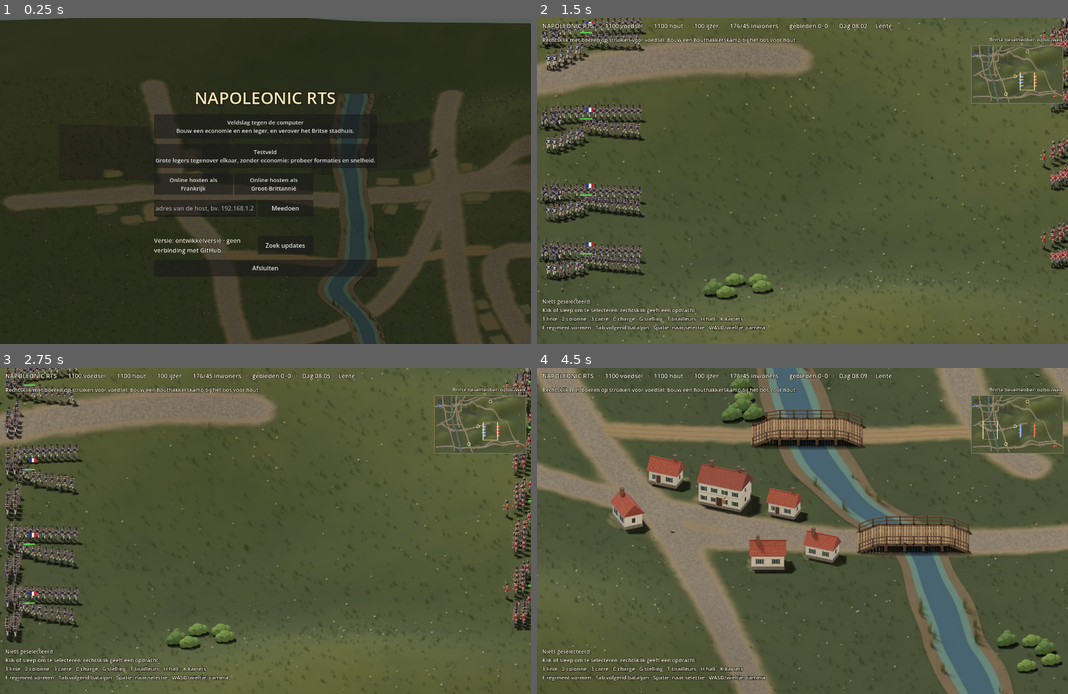
Above: before the commit, frames 1-4 (two rows, left to right).
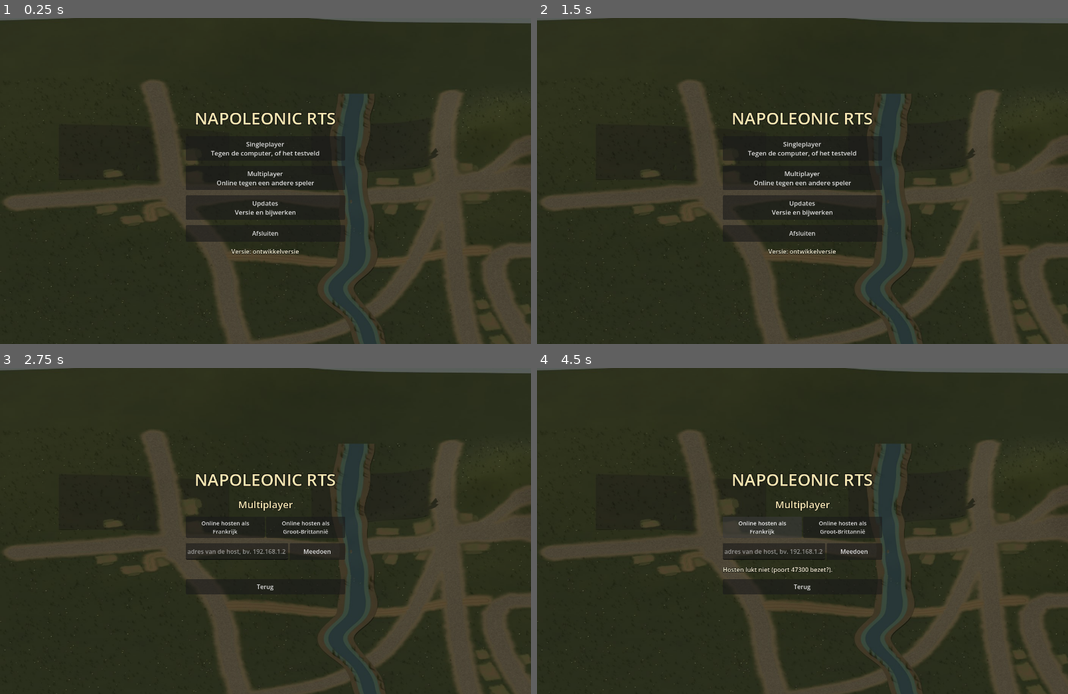
Above: after the commit, the same moments.

Repository: thomasgerritsen-code/-napoleonic-rts.
Game: Godot game, scene res://scenes/menu.tscn
Same seed, same stepped clock (60 frames per second), same inputs: the game is played once before the commit and once after it.
Inputs (mouse positions are in pixels of both pictures, inside the frame that each line leads up to):
- Up to frame 1 (0.25 s): no input
- Up to frame 2 (1.5 s): click (802, 148) at 0.5 s, where only the run after the commit has a clickable "Singleplayer Tegen de compute…"; click (802, 236) at 1.25 s, where only the run after the commit has a clickable "Terug"
- Up to frame 3 (2.75 s): click (265, 527) at 2 s, where only the run after the commit has a clickable "Multiplayer Online tegen een …"
- Up to frame 4 (4.5 s): drag from (1014, 423) to (855, 459) at 2.77 s; click (855, 550) at 3.5 s, where only the run after the commit has a clickable "Meedoen"; click (760, 527) at 4.25 s, where only the run after the commit has a clickable "Online hosten als Frankrijk"

The runs differ from the first frame. In frame 1, 5.9% of the frame differs, in the area x 29-71%, y 22-80%; in frame 2, 85%; in frame 3, 84%; in frame 4, 86%, in the area x 0-100%, y 0-100%.

Commit message:
Godot: a start menu with Singleplayer, Multiplayer and Updates
The menu opens on a start page: Singleplayer (a battle against the
computer, or the test field), Multiplayer (host as France or Britain, or
join with an address) and Updates (the version, and updating to the
newest), each on its own page with a way back; the start page shows the
version and says when a newer one is waiting. Going back from
Multiplayer stops a host from waiting. The smoke test opens the menu and
its pages.

Co-Authored-By: Claude Opus 5.5 <noreply@anthropic.com>
Claude-Session: https://claude.ai/code/session_01JtYPWDhBYAE3XgwFqp4SE2

Diff:
--- a/godot/scripts/menu.gd
+++ b/godot/scripts/menu.gd
@@ -1,10 +1,12 @@
 extends Control
-## The start menu, as the web game's: a battle against the computer, the
-## test field where two large armies meet without economy, or a battle
-## online against another player: one hosts (as France or Britain) and
-## waits, the other joins with the host's address and plays the other side;
-## it starts once both are there. A player who left can join again while the
-## host's battle runs.
+## The start menu: first a choice between Singleplayer, Multiplayer and
+## Updates, each on its own page with a way back.
+## - Singleplayer: a battle against the computer, or the test field where two
+##   large armies meet without economy (as the web game's menu).
+## - Multiplayer: one hosts (as France or Britain) and waits, the other joins
+##   with the host's address and plays the other side; it starts once both are
+##   there. A player who left can join again while the host's battle runs.
+## - Updates: this version, and the newest on GitHub to update to.
 
 var _online_note: Label
 var _address: LineEdit
@@ -12,6 +14,9 @@
 var _update_note: Label
 var _update_button: Button
 var _remote: Dictionary = {}
+var _pages := {}                 # name -> VBoxContainer
+var _updates_button: Button
+var _version_line: Label
 
 
 func _ready() -> void:
@@ -28,12 +33,12 @@
 	ground.stretch_mode = TextureRect.STRETCH_KEEP_ASPECT_COVERED
 	ground.modulate = Color(0.55, 0.55, 0.5)
 	add_child(ground)
-	var box := VBoxContainer.new()
-	box.set_anchors_preset(Control.PRESET_CENTER)
-	box.grow_horizontal = Control.GROW_DIRECTION_BOTH
-	box.grow_vertical = Control.GROW_DIRECTION_BOTH
-	box.add_theme_constant_override("separation", 14)
-	add_child(box)
+	var frame := VBoxContainer.new()
+	frame.set_anchors_preset(Control.PRESET_CENTER)
+	frame.grow_horizontal = Control.GROW_DIRECTION_BOTH
+	frame.grow_vertical = Control.GROW_DIRECTION_BOTH
+	frame.add_theme_constant_override("separation", 18)
+	add_child(frame)
 	var title := Label.new()
 	title.text = "NAPOLEONIC RTS"
 	title.horizontal_alignment = HORIZONTAL_ALIGNMENT_CENTER
@@ -41,16 +46,95 @@
 	title.add_theme_color_override("font_color", Color(0.96, 0.9, 0.7))
 	title.add_theme_color_override("font_outline_color", Color(0.08, 0.08, 0.06))
 	title.add_theme_constant_override("outline_size", 8)
-	box.add_child(title)
-	_choice(box, "Veldslag tegen de computer", "Bouw een economie en een leger, en verover het Britse stadhuis.", "campaign")
-	_choice(box, "Testveld", "Grote legers tegenover elkaar, zonder economie: probeer formaties en snelheid.", "lab")
-	_online(box)
-	_update_row(box)
+	frame.add_child(title)
+	for page in ["start", "single", "multi", "updates"]:
+		var box := VBoxContainer.new()
+		box.add_theme_constant_override("separation", 14)
+		box.custom_minimum_size = Vector2(420, 0)
+		frame.add_child(box)
+		_pages[page] = box
+
+	var start: VBoxContainer = _pages["start"]
+	_page_button(start, "Singleplayer\nTegen de computer, of het testveld", "single")
+	_page_button(start, "Multiplayer\nOnline tegen een andere speler", "multi")
+	_updates_button = _page_button(start, "Updates\nVersie en bijwerken", "updates")
 	var quit_button := Button.new()
 	quit_button.text = "Afsluiten"
 	quit_button.custom_minimum_size = Vector2(420, 44)
 	quit_button.pressed.connect(func() -> void: get_tree().quit())
-	box.add_child(quit_button)
+	start.add_child(quit_button)
+	_version_line = _note(start)
+	_version_line.horizontal_alignment = HORIZONTAL_ALIGNMENT_CENTER
+	_version_line.text = "Versie: %s" % Updater.label(Updater.current())
+
+	var single: VBoxContainer = _pages["single"]
+	_heading(single, "Singleplayer")
+	_choice(single, "Veldslag tegen de computer", "Bouw een economie en een leger, en verover het Britse stadhuis.", "campaign")
+	_choice(single, "Testveld", "Grote legers tegenover elkaar, zonder economie: probeer formaties en snelheid.", "lab")
+	_back(single)
+
+	var multi: VBoxContainer = _pages["multi"]
+	_heading(multi, "Multiplayer")
+	_online(multi)
+	_back(multi)
+
+	var updates: VBoxContainer = _pages["updates"]
+	_heading(updates, "Updates")
+	_update_row(updates)
+	_back(updates)
+	_show("start")
+
+
+func _show(page: String) -> void:
+	for key: String in _pages:
+		(_pages[key] as Control).visible = key == page
+
+
+func _page_button(box: VBoxContainer, text: String, page: String) -> Button:
+	var button := Button.new()
+	button.text = text
+	button.custom_minimum_size = Vector2(420, 64)
+	button.add_theme_font_size_override("font_size", 17)
+	button.pressed.connect(_show.bind(page))
+	box.add_child(button)
+	return button
+
+
+func _heading(box: VBoxContainer, text: String) -> void:
+	var label := Label.new()
+	label.text = text
+	label.horizontal_alignment = HORIZONTAL_ALIGNMENT_CENTER
+	label.add_theme_font_size_override("font_size", 26)
+	label.add_theme_color_override("font_color", Color(0.96, 0.9, 0.7))
+	label.add_theme_color_override("font_outline_color", Color(0.08, 0.08, 0.06))
+	label.add_theme_constant_override("outline_size", 6)
+	box.add_child(label)
+
+
+## Back to the start; a host still waiting stops waiting.
+func _back(box: VBoxContainer) -> void:
+	var button := Button.new()
+	button.text = "Terug"
+	button.custom_minimum_size = Vector2(420, 40)
+	button.pressed.connect(func() -> void:
+		var link := NetLink.find(get_tree())
+		if link != null and box == _pages["multi"]:
+			link.close()
+			link.queue_free()
+			_online_note.text = ""
+		_show("start"))
+	box.add_child(button)
+
+
+func _note(box: VBoxContainer) -> Label:
+	var label := Label.new()
+	label.custom_minimum_size = Vector2(420, 0)
+	label.autowrap_mode = TextServer.AUTOWRAP_WORD_SMART
+	label.add_theme_color_override("font_color", Color(0.96, 0.93, 0.82))
+	label.add_theme_color_override("font_outline_color", Color(0.06, 0.07, 0.05))
+	label.add_theme_constant_override("outline_size", 4)
+	box.add_child(label)
+	return label
 
 
 func _choice(box: VBoxContainer, text: String, note: String, mode: String) -> void:
@@ -86,13 +170,7 @@
 	join_button.custom_minimum_size = Vector2(146, 44)
 	join_button.pressed.connect(_join)
 	row.add_child(join_button)
-	_online_note = Label.new()
-	_online_note.custom_minimum_size = Vector2(420, 0)
-	_online_note.autowrap_mode = TextServer.AUTOWRAP_WORD_SMART
-	_online_note.add_theme_color_override("font_color", Color(0.96, 0.93, 0.82))
-	_online_note.add_theme_color_override("font_outline_color", Color(0.06, 0.07, 0.05))
-	_online_note.add_theme_constant_override("outline_size", 4)
-	box.add_child(_online_note)
+	_online_note = _note(box)
 
 
 func _host(side: String) -> void:
@@ -156,22 +234,13 @@
 	_updater.failed.connect(func(text: String) -> void:
 		_update_note.text = text
 		_update_button.disabled = false)
-	var row := HBoxContainer.new()
-	box.add_child(row)
-	_update_note = Label.new()
-	_update_note.custom_minimum_size = Vector2(270, 44)
-	_update_note.autowrap_mode = TextServer.AUTOWRAP_WORD_SMART
-	_update_note.vertical_alignment = VERTICAL_ALIGNMENT_CENTER
-	_update_note.add_theme_color_override("font_color", Color(0.96, 0.93, 0.82))
-	_update_note.add_theme_color_override("font_outline_color", Color(0.06, 0.07, 0.05))
-	_update_note.add_theme_constant_override("outline_size", 4)
+	_update_note = _note(box)
 	_update_note.text = "Versie: %s · zoeken naar updates…" % Updater.label(Updater.current())
-	row.add_child(_update_note)
 	_update_button = Button.new()
 	_update_button.text = "Zoek updates"
-	_update_button.custom_minimum_size = Vector2(146, 44)
+	_update_button.custom_minimum_size = Vector2(420, 48)
 	_update_button.pressed.connect(_on_update_pressed)
-	row.add_child(_update_button)
+	box.add_child(_update_button)
 	_updater.check()
 
 
@@ -183,7 +252,9 @@
 		_update_button.text = "Zoek updates"
 	elif Updater.newer(remote, mine):
 		_update_note.text = "Versie: %s · nieuw: %s." % [Updater.label(mine), Updater.label(remote)]
-		_update_button.text = "Bijwerken"
+		_update_button.text = "Bijwerken naar %s" % Updater.label(remote)
+		_updates_button.text = "Updates\nNieuwe versie beschikbaar!"
+		_version_line.text = "Versie: %s · nieuw: %s" % [Updater.label(mine), Updater.label(remote)]
 	else:
 		_update_note.text = "Versie: %s · dit is de nieuwste." % Updater.label(mine)
 		_update_button.text = "Zoek updates"
--- a/godot/tests/smoke_test.gd
+++ b/godot/tests/smoke_test.gd
@@ -13,6 +13,21 @@
 
 
 func _initialize() -> void:
+	# The menu: a start page with Singleplayer, Multiplayer and Updates, each
+	# opening its own page with a way back.
+	var menu: Control = load("res://scenes/menu.tscn").instantiate()
+	root.add_child(menu)
+	await process_frame
+	await process_frame
+	var pages: Dictionary = menu.get("_pages")
+	_check(pages.size() == 4 and (pages["start"] as Control).visible and not (pages["single"] as Control).visible,
+		"the menu opens on its start page")
+	menu.call("_show", "multi")
+	_check((pages["multi"] as Control).visible and not (pages["start"] as Control).visible, "and Multiplayer opens its own page")
+	menu.call("_show", "start")
+	menu.queue_free()
+	await process_frame
+
 	var battle: Battle = load("res://scenes/main.tscn").instantiate()
 	root.add_child(battle)
 	# The scene is set up once the main loop runs its first frame.
